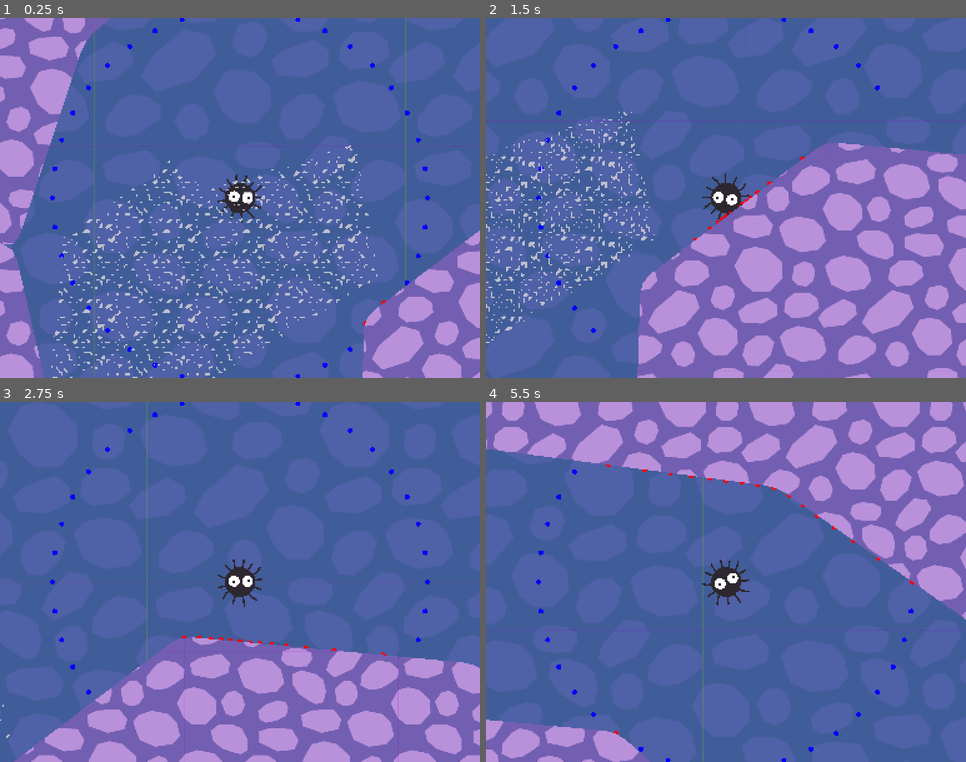
Above: before the commit, frames 1-4 (two rows, left to right).
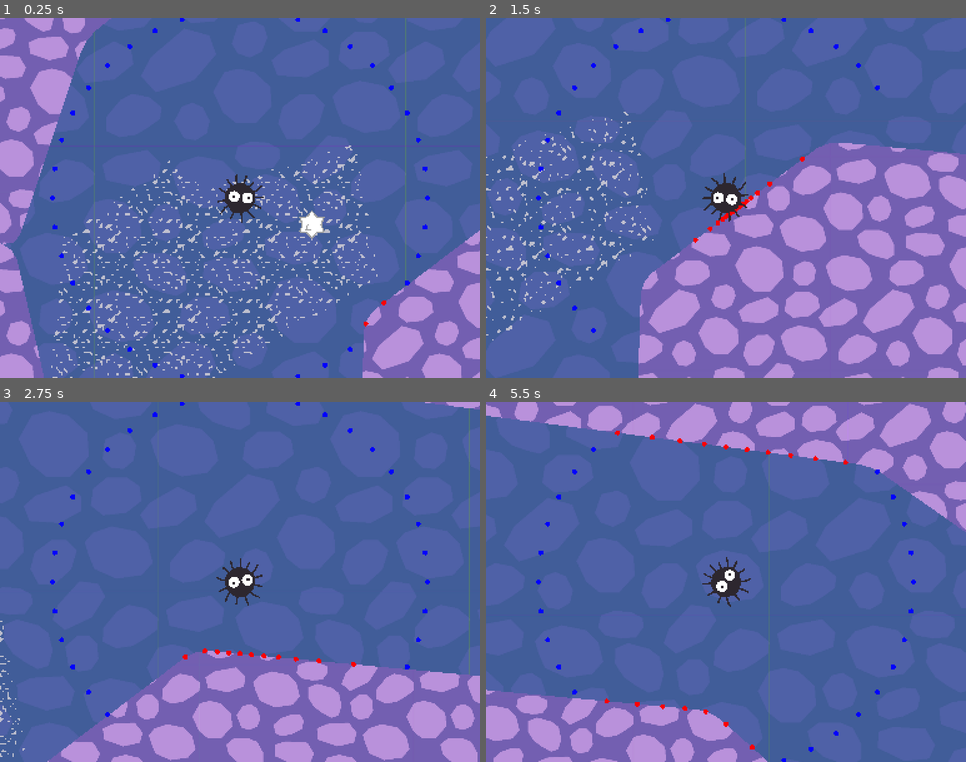
Above: after the commit, the same moments.

Repository: appellatebaton0/konpeito-kollector
Game: Godot game, scene res://test.tscn
Same seed, same stepped clock (60 frames per second), same inputs: the game is played once before the commit and once after it. The project has no main scene, so this scene is started directly.
Inputs:
- Up to frame 1 (0.25 s): no input
- Up to frame 2 (1.5 s): no input
- Up to frame 3 (2.75 s): no input
- Up to frame 4 (5.5 s): no input

The runs differ from the first frame. In frame 1, 0.3% of the frame differs, in the area x 1-92%, y 4-97%; in frame 2, 3.1%; in frame 3, 18%; in frame 4, 29%, in the area x 0-100%, y 0-100%.

Commit message:
Konpeito!
Added the things the soot sprite has to collect.

Diff:
--- a/Environment.gd
+++ /dev/null
@@ -1,39 +0,0 @@
-class_name Ground extends Polygon2D
-## An environment polygon that makes its own collision.
-
-var _staticbody :StaticBody2D
-
-# Called when the node enters the scene tree for the first time.
-func _ready() -> void:
-
-	## Smooth out the corners of the polygon.
-
-	var new_gon :PackedVector2Array
-
-	for i in polygon.size():
-
-		var last := polygon[wrapi(i - 1, 0, polygon.size())]
-		var curr := polygon[i]
-		var next := polygon[wrapi(i + 1, 0, polygon.size())]
-
-		var a = curr + (curr.direction_to(last) * 10.0)
-		var c = curr + (curr.direction_to(next) * 10.0)
-		var b = lerp(curr, lerp(a, c, 0.5), 0.5)
-
-		new_gon.append(a)
-		new_gon.append(b)
-		new_gon.append(c)
-
-	polygon = new_gon
-
-	## Make the collider.
-
-	_staticbody = StaticBody2D.new()
-
-	var collider := CollisionPolygon2D.new()
-
-	collider.polygon = polygon
-
-	add_child(_staticbody)
-
-	_staticbody.add_child(collider)
--- /dev/null
+++ b/Scenes/Konpeito/Konpeito.gd
@@ -0,0 +1,46 @@
+class_name Konpeito extends Area2D
+## A lil candy the soot sprite can pick up.
+
+@onready var sprite := $Sprite
+
+var collected = false
+
+var tween :Tween
+
+func _ready() -> void:
+	if tween and tween.is_running():
+		tween.kill()
+
+	tween = create_tween().set_trans(Tween.TRANS_SINE)
+
+	tween.tween_property(sprite, "position:y", 6.0, 1.2)
+	tween.tween_property(sprite, "position:y", -6.0, 1.2)
+
+	tween.set_loops()
+
+	body_entered.connect(_body_entered)
+
+func _body_entered(body :Node) -> void:
+
+	if body is Soot:
+
+		if tween and tween.is_running():
+			tween.kill()
+
+		tween = create_tween().set_ease(Tween.EASE_IN)
+		tween.tween_property(self, "scale", Vector2.ZERO, 0.5)
+
+		print("Collected!")
+
+		collected = true
+
+		## Complete level if all collected.
+		if all_collected():
+			pass
+
+func all_collected() -> bool:
+
+	for konpeito :Konpeito in get_tree().get_nodes_in_group("Konpeito"):
+		if not konpeito.collected: return false
+
+	return true
--- /dev/null
+++ b/Scenes/Konpeito/Konpeito.tscn
@@ -0,0 +1,30 @@
+[gd_scene format=3 uid="uid://cb7a36mcurlq6"]
+
+[ext_resource type="Script" uid="uid://d1uvulkxguoir" path="res://Scenes/Konpeito/Konpeito.gd" id="1_3akli"]
+
+[sub_resource type="CapsuleShape2D" id="CapsuleShape2D_ncx8q"]
+radius = 11.0
+height = 38.0
+
+[node name="Konpeito" type="Area2D" unique_id=1668418300 groups=["Konpeito"]]
+script = ExtResource("1_3akli")
+
+[node name="Sprite" type="Polygon2D" parent="." unique_id=1294473105]
+scale = Vector2(0.4, 0.4)
+color = Color(0.6313726, 0.6313726, 0.6313726, 1)
+polygon = PackedVector2Array(20.740726, -1.8577741, 20.444435, -7.152558e-08, 20.740726, 1.8577739, 25.240036, 13.142226, 25.164772, 14.528888, 24.00152, 15.287398, 11.979242, 17.03311, 10.222218, 17.705402, 8.761483, 18.890884, 1.2385147, 28.429625, -1.311318e-06, 29.057775, -1.2385173, 28.429625, -8.761485, 18.890882, -10.222219, 17.7054, -11.979244, 17.03311, -24.00152, 15.2874, -25.164772, 14.52889, -25.240036, 13.142228, -20.740726, 1.8577721, -20.444435, -1.7007403e-06, -20.740726, -1.8577756, -25.240036, -13.142225, -25.164772, -14.528887, -24.00152, -15.287397, -11.979241, -17.03311, -10.222216, -17.705402, -8.761482, -18.890884, -1.2385155, -28.429625, 3.5767528e-07, -29.057775, 1.2385162, -28.429625, 8.761482, -18.890884, 10.222216, -17.705402, 11.979241, -17.033112, 24.001518, -15.287404, 25.16477, -14.528893, 25.240034, -13.142232)
+
+[node name="Fill" type="Polygon2D" parent="Sprite" unique_id=346533580]
+scale = Vector2(0.849991, 0.849991)
+polygon = PackedVector2Array(20.740726, -1.8577741, 20.444435, -7.152558e-08, 20.740726, 1.8577739, 25.240036, 13.142226, 25.164772, 14.528888, 24.00152, 15.287398, 11.979242, 17.03311, 10.222218, 17.705402, 8.761483, 18.890884, 1.2385147, 28.429625, -1.311318e-06, 29.057775, -1.2385173, 28.429625, -8.761485, 18.890882, -10.222219, 17.7054, -11.979244, 17.03311, -24.00152, 15.2874, -25.164772, 14.52889, -25.240036, 13.142228, -20.740726, 1.8577721, -20.444435, -1.7007403e-06, -20.740726, -1.8577756, -25.240036, -13.142225, -25.164772, -14.528887, -24.00152, -15.287397, -11.979241, -17.03311, -10.222216, -17.705402, -8.761482, -18.890884, -1.2385155, -28.429625, 3.5767528e-07, -29.057775, 1.2385162, -28.429625, 8.761482, -18.890884, 10.222216, -17.705402, 11.979241, -17.033112, 24.001518, -15.287404, 25.16477, -14.528893, 25.240034, -13.142232)
+
+[node name="Mark" type="Polygon2D" parent="Sprite" unique_id=1598205216]
+position = Vector2(10, -2.5)
+rotation = -2.0943952
+scale = Vector2(0.8851235, 0.8851235)
+color = Color(0.6321235, 0.6321235, 0.6321234, 1)
+polygon = PackedVector2Array(-8.999998, -17.320673, -9.51422, -17.556114, -9.38074, -18.105696, -0.61925757, -29.214813, 3.5767528e-07, -29.528889, 0.6192583, -29.214813, 9.38074, -18.105696, 9.51422, -17.556114, 8.999998, -17.320673, 8, -17.320835, 7.1180806, -17.559498, 6.393602, -18.11616, 0.60639805, -25.70484, 0, -26.022903, -0.60639805, -25.70484, -6.393602, -18.11616, -7.1180806, -17.559498, -8, -17.320835)
+
+[node name="CollisionShape2D" type="CollisionShape2D" parent="." unique_id=856580493]
+scale = Vector2(0.9734476, 1)
+shape = SubResource("CapsuleShape2D_ncx8q")
--- a/Scenes/Soot/Soot.tscn
+++ b/Scenes/Soot/Soot.tscn
@@ -6,9 +6,11 @@
 [sub_resource type="CircleShape2D" id="CircleShape2D_dhcmq"]
 radius = 12.0
 
-[node name="Soot" type="CharacterBody2D" unique_id=1762240322 groups=["Particle"]]
+[node name="Soot" type="CharacterBody2D" unique_id=1762240322]
+z_index = 5
 script = ExtResource("1_5fsy5")
 cast_force = 1900
+cast_exponential = 1.2
 
 [node name="CollisionShape2D" type="CollisionShape2D" parent="." unique_id=369733881]
 shape = SubResource("CircleShape2D_dhcmq")
--- /dev/null
+++ b/Scripts/Ground.gd
@@ -0,0 +1,42 @@
+class_name Ground extends Polygon2D
+## An environment polygon that makes its own collision.
+
+var _staticbody :StaticBody2D
+
+# Called when the node enters the scene tree for the first time.
+func _ready() -> void:
+
+	## Smooth out the corners of the polygon.
+
+	polygon = round_polygon(polygon)
+
+	## Make the collider.
+
+	_staticbody = StaticBody2D.new()
+
+	var collider := CollisionPolygon2D.new()
+
+	collider.polygon = polygon
+
+	add_child(_staticbody)
+
+	_staticbody.add_child(collider)
+
+static func round_polygon(gon :PackedVector2Array, amount := 10.0) -> PackedVector2Array:
+	var new_gon :PackedVector2Array
+
+	for i in gon.size():
+
+		var last := gon[wrapi(i - 1, 0, gon.size())]
+		var curr := gon[i]
+		var next := gon[wrapi(i + 1, 0, gon.size())]
+
+		var a = curr + (curr.direction_to(last) * amount)
+		var c = curr + (curr.direction_to(next) * amount)
+		var b = lerp(curr, lerp(a, c, 0.5), 0.6)
+
+		new_gon.append(a)
+		new_gon.append(b)
+		new_gon.append(c)
+
+	return new_gon
--- a/project.godot
+++ b/project.godot
@@ -14,6 +14,10 @@
 config/features=PackedStringArray("4.7", "Forward Plus")
 config/icon="res://icon.svg"
 
+[autoload]
+
+TransitionManager="*uid://djf3vismjcx4s"
+
 [display]
 
 window/size/viewport_width=384
@@ -26,8 +30,7 @@
 
 [global_group]
 
-Key=""
-Particle=""
+Konpeito=""
 
 [physics]
 
--- a/test.tscn
+++ b/test.tscn
@@ -5,9 +5,10 @@
 [ext_resource type="Script" uid="uid://fdb036my2ug7" path="res://VelocityField.gd" id="3_6uqi0"]
 [ext_resource type="Texture2D" uid="uid://cprlebl54lon0" path="res://Assets/Textures/Noise.tres" id="3_ykrsh"]
 [ext_resource type="Texture2D" uid="uid://csq7jxgj2p2n1" path="res://Assets/Textures/White.tres" id="4_g14j6"]
-[ext_resource type="Script" uid="uid://c2sgn2kmy0sd8" path="res://Environment.gd" id="4_ppyta"]
 [ext_resource type="Texture2D" uid="uid://uygar8jeagcy" path="res://Environment.png" id="6_vbegm"]
 [ext_resource type="Texture2D" uid="uid://oai0076rw705" path="res://Backdrop.png" id="7_ehkex"]
+[ext_resource type="PackedScene" uid="uid://cb7a36mcurlq6" path="res://Scenes/Konpeito/Konpeito.tscn" id="8_ehkex"]
+[ext_resource type="Script" uid="uid://c2sgn2kmy0sd8" path="res://Scripts/Ground.gd" id="8_xersf"]
 
 [sub_resource type="ShaderMaterial" id="ShaderMaterial_ncx8q"]
 shader = ExtResource("2_8uh7m")
@@ -47,8 +48,6 @@
 
 [node name="Soot" parent="." unique_id=1762240322 instance=ExtResource("1_37kl0")]
 position = Vector2(247, 163)
-cast_force = 2300
-cast_exponential = 1.2
 
 [node name="Sprite2D" type="Polygon2D" parent="." unique_id=787253698]
 material = SubResource("ShaderMaterial_ncx8q")
@@ -64,7 +63,7 @@
 texture = ExtResource("7_ehkex")
 texture_scale = Vector2(4, 4)
 polygon = PackedVector2Array(83, 215, 139, 48, 259, -48, 561, -56, 875, -15, 1076, 126, 1152, 254, 1141, 435, 875, 619, …(263 unchanged characters)…
-script = ExtResource("4_ppyta")
+script = ExtResource("8_xersf")
 
 [node name="VelocityField" type="Polygon2D" parent="." unique_id=2071780333]
 material = SubResource("ShaderMaterial_g14j6")
@@ -253,3 +252,6 @@
 rotation = -0.6481698
 color = Color(0.7254902, 0.5686275, 0.85882354, 1)
 polygon = PackedVector2Array(-273.1161, -318.4786, -269.47037, -328.2617, -259.0602, -330.41312, -244.08374, -325.34314, -230.55484, -310.07983, -228.62022, -296.07062, -235.09113, -280.90067, -248.30312, -278.36234, -266.8553, -288.64905, -276.37488, -305.89368)
+
+[node name="Konpeito" parent="." unique_id=1668418300 instance=ExtResource("8_ehkex")]
+position = Vector2(320, 196)
Not shown, added: Scenes/Konpeito/Konpeito.gd.uid
Renamed: Environment.gd.uid -> Scripts/Ground.gd.uid
